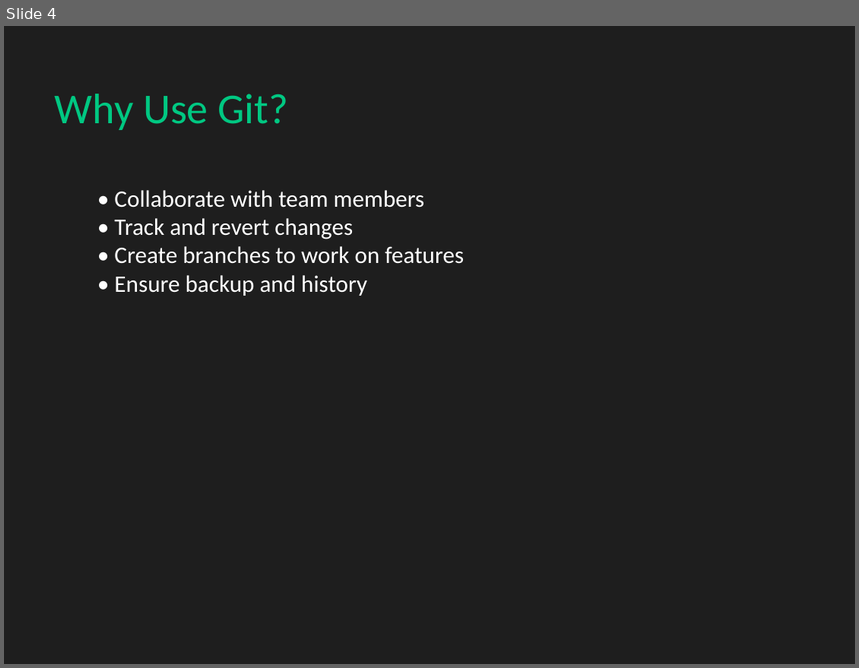
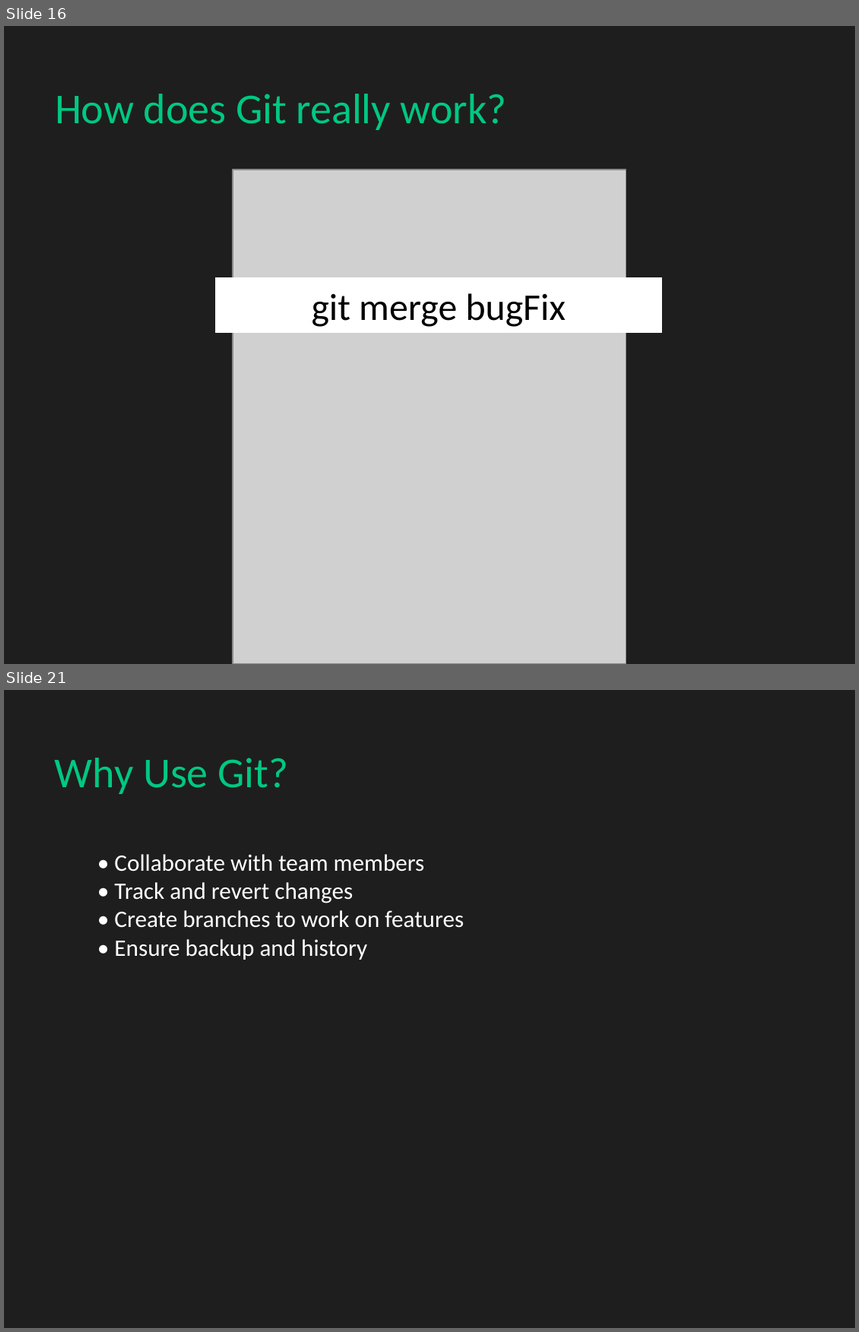
Before and after one commit to OmarMoamarFostok/git-presentation, a slide deck: Git_Presentation.pptx. Shown one above the other, each under a label of ours: slide 4 before the commit, slides 16 and 21 after it; the slides between them are not shown. The pictures are 859x668 and 859x1332 pixels, drawn with LibreOffice and Linux fonts; fonts in the diff are those of the drawing; grey boxes stand for pictures. Boxes give left, top, right and bottom in pixels: in the first picture for what was removed or moved away, otherwise in the second. Text is boxed around its words. In the diff, an @@ line names an element or a change of style, - is before the commit and + after.

```diff
--- a/Git_Presentation.pptx
+++ b/Git_Presentation.pptx
@@ slide 16 added at <box>4,26,855,664</box>, background #1E1E1E @@
@@ text added at <box>55,94,507,130</box>, 36 pt, text #00C882 @@
+How does Git really work?
@@ picture added at <box>233,170,626,664</box> @@
@@ rectangle added at <box>215,278,662,332</box>, fill #FFFFFF, outline #FFFFFF 0.75 pt, 32 pt, text #000000 @@
+git merge bugFix
@@ what was slide 4 is now slide 21 @@
```
Also in this commit, not shown: 3 slides changed, 17 other slides added, 1 slide removed.
